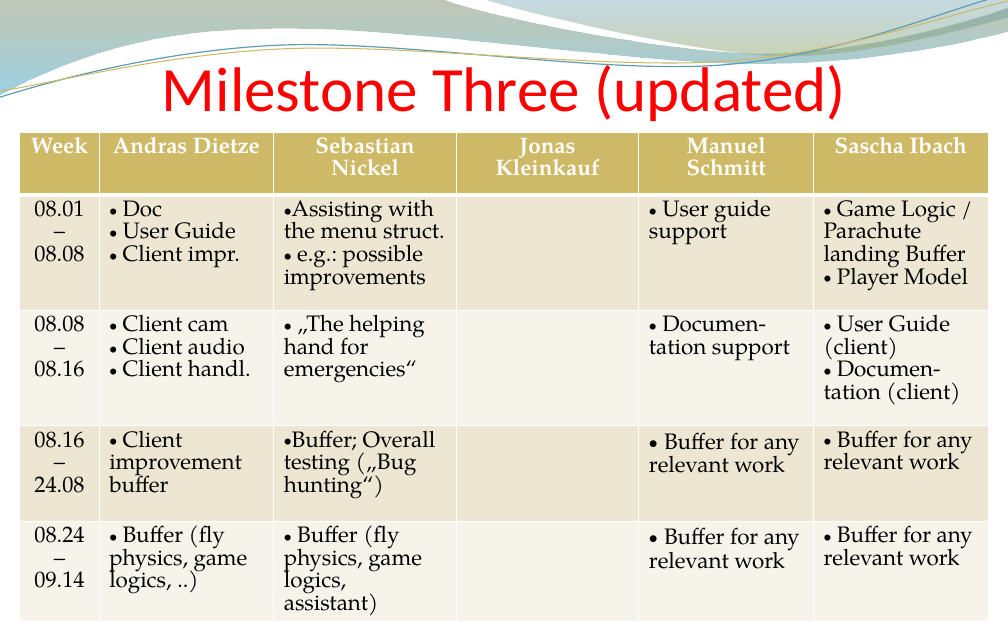
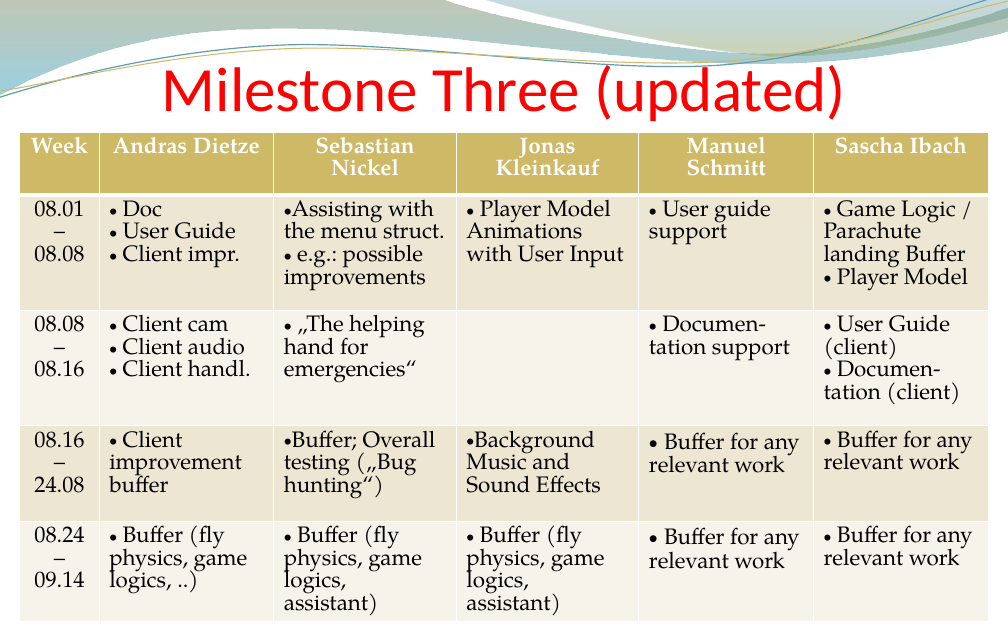
Before and after one commit to andreasdietze/Rift-WingsuitV2, a slide deck: slide 17 of Präsentationen/Zwischenpräsentation 16.06/Project proposal update 06.16 - Rift Wingsuit V2.pptx (slide 14 before the commit). Drawn at 1008x630 pixels with LibreOffice and Linux fonts; fonts in the diff are those of the drawing; background and template pictures are left out. Boxes give left, top, right and bottom in pixels: in the first picture for what was removed or moved away, otherwise in the second. Text is boxed around its words. In the diff, an @@ line names an element or a change of style, - is before the commit and + after.

```diff
--- a/Präsentationen/Zwischenpräsentation 16.06/Project proposal update 06.16 - Rift Wingsuit V2.pptx
+++ b/Präsentationen/Zwischenpräsentation 16.06/Project proposal update 06.16 - Rift Wingsuit V2.pptx
@@ table at (x1=20, y1=132, x2=988, y2=624) @@
-row 2, column 4: 
+row 2, column 4: Player Model Animations with User Input
-row 4, column 4: 
+row 4, column 4: Background Music and Sound Effects
-row 5, column 4: 
+row 5, column 4: Buffer (fly physics, game logics, assistant)
```
Also in this commit, not shown: 2 other slides changed, 3 slides added.
